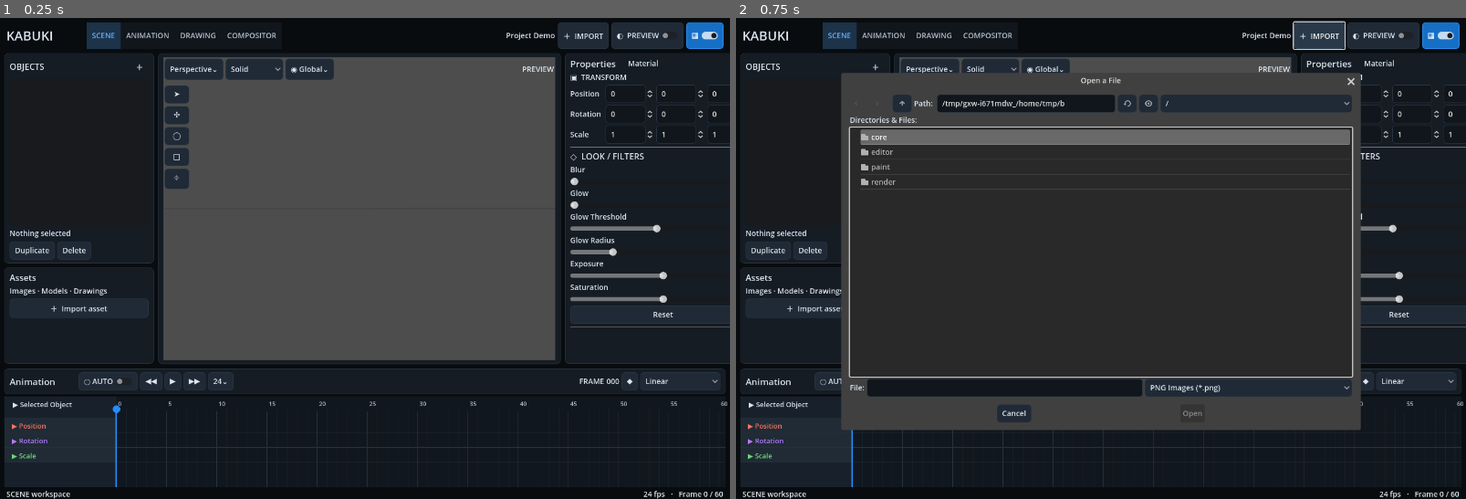
Above: before the commit, frames 1-2 (left to right).
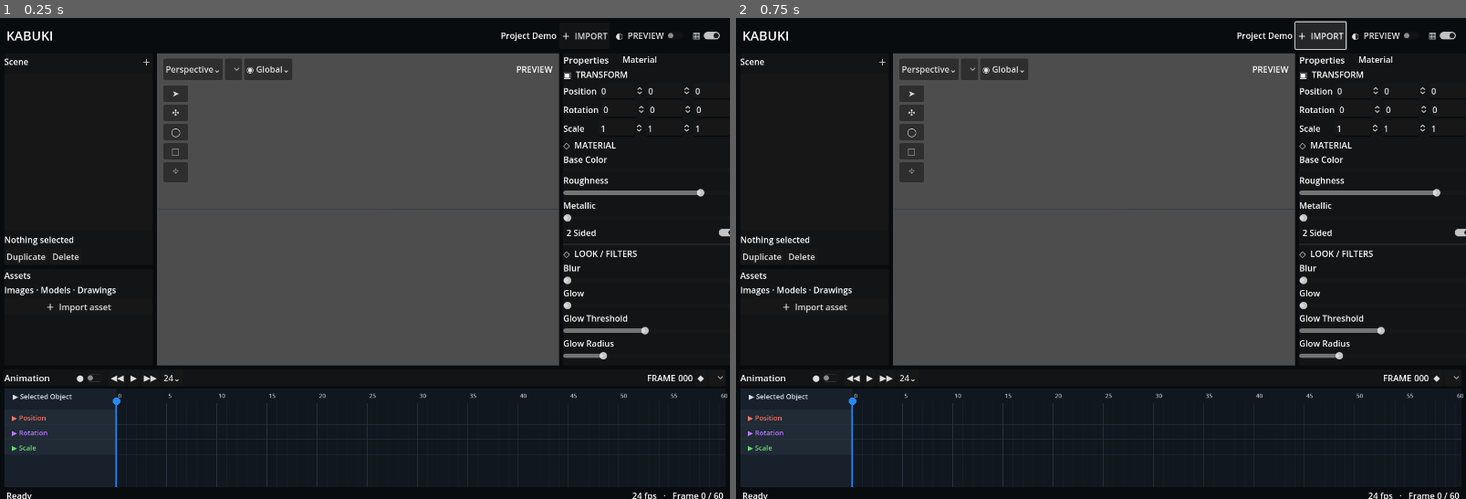
Above: after the commit, the same moments.

Repository: Onnevan/Kabuki
Game: Godot game, scene res://editor/main.tscn
Same seed, same stepped clock (60 frames per second), same inputs: the game is played once before the commit and once after it.
Inputs:
- Up to frame 1 (0.25 s): no input
- Up to frame 2 (0.75 s): click "＋ IMPORT" at 0.5 s

The runs differ from the first frame. In frame 1, 12% of the frame differs, in the area x 0-100%, y 0-100%; in frame 2, 47%.
Error before the commit: Invalid type in function 'set_drawing_exposures' in base 'Control (FrameTimeline)'. The array of argument 1 (Array) does not have the same element type as the …
Error after the commit: Parse Error: Cannot infer the type of "pose" variable because the value doesn't have a set type. (res://editor/main.gd:475)

Commit message:
Fix DrawingData scope and typed cel timeline calls

Diff:
--- a/editor/main.gd
+++ b/editor/main.gd
@@ -471,7 +471,7 @@
 	for object_id in drawing_data_by_object.keys():
 		if not scene_nodes.has(object_id): continue
 		var group: Node3D = scene_nodes[object_id]
-		var data: DrawingData = drawing_data_by_object[object_id]
+		var data: RefCounted = drawing_data_by_object[object_id]
 		var pose := data.evaluate_pose(frame)
 		for child in group.get_children():
 			if not child is Stroke3D: continue
@@ -481,16 +481,17 @@
 			stroke.visible = bool(state.get("visible", true))
 			stroke.set_points(state.get("points", stroke.points))
 
-func _active_drawing_data() -> DrawingData:
+func _active_drawing_data() -> RefCounted:
 	if active_drawing_id.is_empty() or not drawing_data_by_object.has(active_drawing_id): return null
 	return drawing_data_by_object[active_drawing_id]
 
 func _refresh_drawing_timeline() -> void:
-	var data := _active_drawing_data()
-	timeline.set_drawing_exposures(data.exposure_frames() if data else [])
+	var data: RefCounted = _active_drawing_data()
+	var frames: Array[int] = data.exposure_frames() if data != null else []
+	timeline.set_drawing_exposures(frames)
 
 func _on_drawing_new_cel() -> void:
-	var data := _active_drawing_data()
+	var data: RefCounted = _active_drawing_data()
 	if data == null: return
 	var empty_pose: Dictionary = {}
 	for stroke_id in data.stroke_order:
@@ -501,7 +502,7 @@
 	status.text = "Empty drawing cel · frame %d" % ProjectStore.current_frame
 
 func _on_drawing_duplicate_cel() -> void:
-	var data := _active_drawing_data()
+	var data: RefCounted = _active_drawing_data()
 	if data == null: return
 	if data.duplicate_previous_exposure(ProjectStore.current_frame):
 		_apply_drawing_frame(ProjectStore.current_frame)
@@ -509,7 +510,7 @@
 		status.text = "Drawing cel duplicated · frame %d" % ProjectStore.current_frame
 
 func _on_drawing_delete_cel() -> void:
-	var data := _active_drawing_data()
+	var data: RefCounted = _active_drawing_data()
 	if data == null: return
 	data.remove_exposure(ProjectStore.current_frame)
 	_apply_drawing_frame(ProjectStore.current_frame)
@@ -517,7 +518,7 @@
 	status.text = "Drawing cel deleted · frame %d" % ProjectStore.current_frame
 
 func _on_drawing_hold_cel() -> void:
-	var data := _active_drawing_data()
+	var data: RefCounted = _active_drawing_data()
 	if data == null: return
 	if not data.has_exposure(ProjectStore.current_frame):
 		data.set_exposure(ProjectStore.current_frame, data.snapshot_pose(), "hold")
@@ -526,7 +527,7 @@
 	status.text = "Cel interpolation · HOLD"
 
 func _on_drawing_morph_cel() -> void:
-	var data := _active_drawing_data()
+	var data: RefCounted = _active_drawing_data()
 	if data == null: return
 	if not data.has_exposure(ProjectStore.current_frame):
 		data.set_exposure(ProjectStore.current_frame, data.snapshot_pose(), "linear")
@@ -539,7 +540,7 @@
 
 func key_active_drawing_pose(interpolation := "hold") -> void:
 	if active_drawing_id.is_empty() or not drawing_data_by_object.has(active_drawing_id): return
-	var data: DrawingData = drawing_data_by_object[active_drawing_id]
+	var data: RefCounted = drawing_data_by_object[active_drawing_id]
 	data.set_exposure(ProjectStore.current_frame, data.snapshot_pose(), interpolation)
 	status.text = "Drawing pose keyed at frame %d" % ProjectStore.current_frame
 
@@ -657,7 +658,7 @@
 		if child is Stroke3D:
 			var stroke := child as Stroke3D
 			if stroke.sculpt(center, camera_forward, radius_world, strength):
-				var data: DrawingData = drawing_data_by_object.get(active_drawing_id)
+				var data: RefCounted = drawing_data_by_object.get(active_drawing_id)
 				if data and not stroke.stroke_id.is_empty():
 					data.update_stroke_points(stroke.stroke_id, stroke.points)
 					if auto_key.button_pressed:
@@ -722,7 +723,7 @@
 func _finish_3d_stroke() -> void:
 	if active_stroke_3d == null: return
 	active_stroke_3d.name = "Stroke %02d" % active_drawing_group.get_child_count()
-	var data: DrawingData = drawing_data_by_object.get(active_drawing_id)
+	var data: RefCounted = drawing_data_by_object.get(active_drawing_id)
 	if data:
 		active_stroke_3d.stroke_id = data.add_stroke(active_stroke_3d.points, active_stroke_3d.style_dict())
 		if data.exposures.is_empty():
